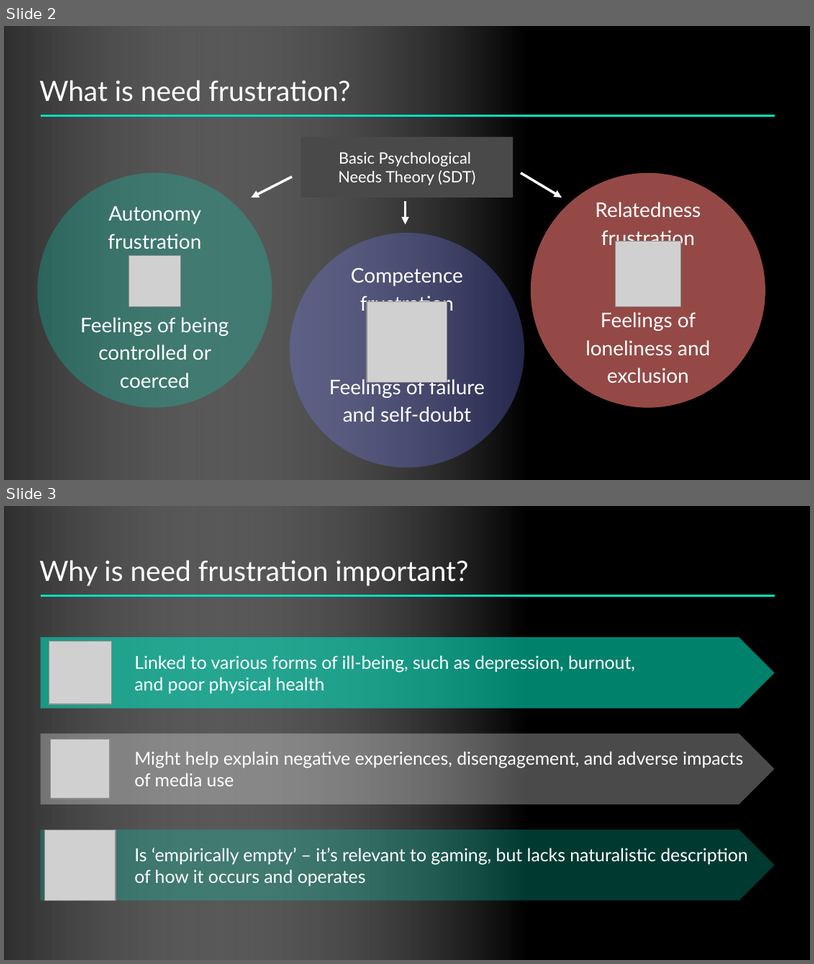
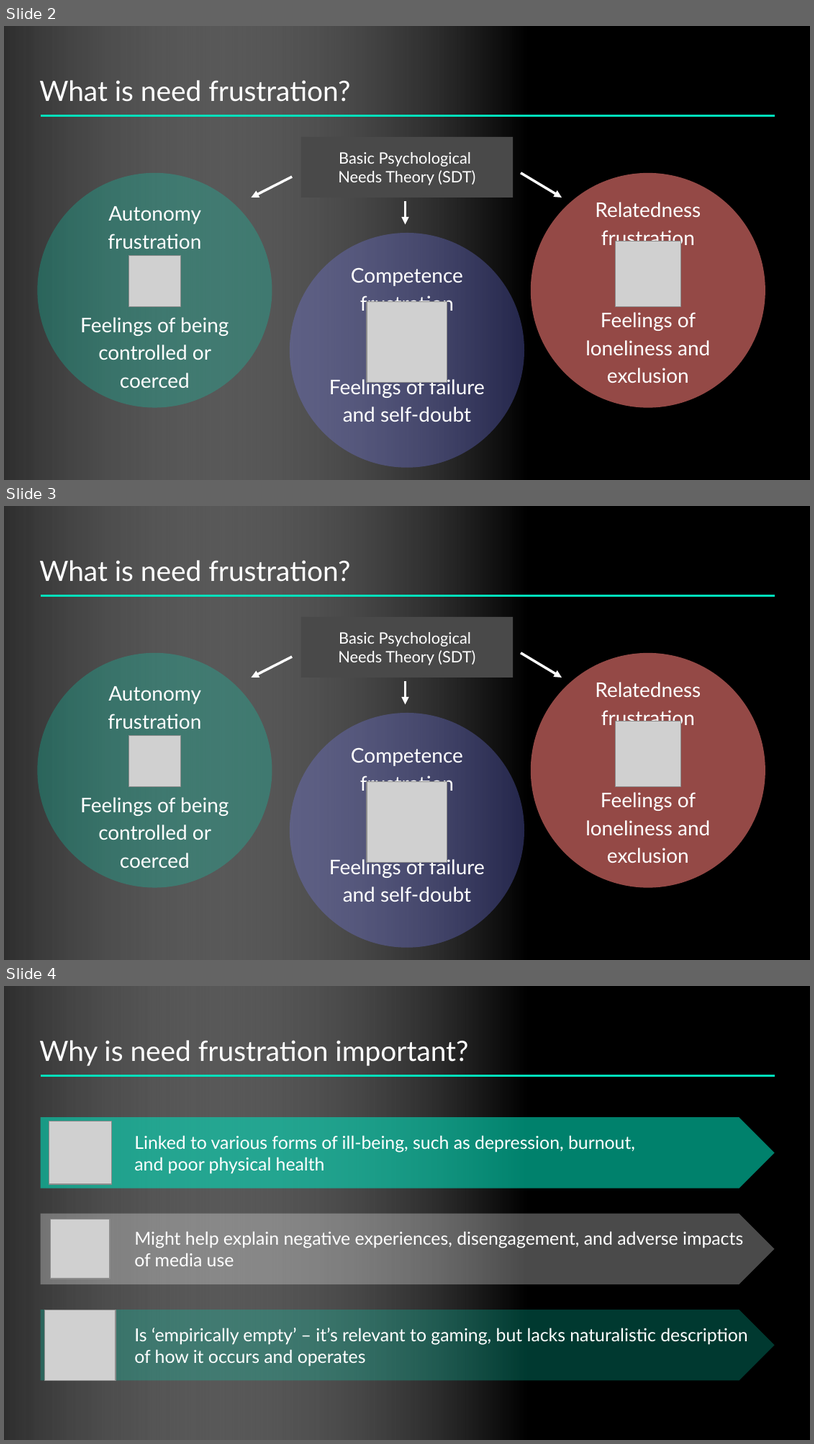
Before and after one commit to nballou/nickballousite, a slide deck: static/files/iggiCon22_needFrustration.pptx. Shown one above the other, each under a label of ours: slides 2 and 3 before the commit, slides 2, 3 and 4 after it. The pictures are 814x964 and 814x1444 pixels, drawn with LibreOffice and Linux fonts; fonts in the diff are those of the drawing; grey boxes stand for pictures. Boxes give left, top, right and bottom in pixels: in the first picture for what was removed or moved away, otherwise in the second. Text is boxed around its words. In the diff, an @@ line names an element or a change of style, - is before the commit and + after.

```diff
--- a/static/files/iggiCon22_needFrustration.pptx
+++ b/static/files/iggiCon22_needFrustration.pptx
@@ slide 3 added at (4,506,810,960), background #FFFFFF @@
@@ rectangle added at (4,506,810,959), fill #2C2C2C @@
@@ rectangle added at (4,506,810,960), fill gradient #000000 to #FFFFFF @@
@@ text added at (39,560,350,582), 25 pt, text #FFFFFF @@
+What is need frustration?
@@ line added from (40, 595) to (775, 595), #00DFBB 2.25 pt @@
@@ rectangle added at (301,616,514,677), fill #494949, 14 pt, text #FFFFFF @@
+Basic Psychological
+Needs Theory (SDT)
@@ ellipse added at (37,653,272,888), fill #00DFBB at 26% opacity @@
@@ arrow added from (292, 656) to (252, 677), #FFFFFF 2.25 pt @@
@@ arrow added from (521, 653) to (562, 677), #FFFFFF 2.25 pt @@
@@ ellipse added at (530,653,765,888), fill #FF7E79 at 58% opacity @@
@@ subtitle added at (80,686,229,867), 18 pt, text #FFFFFF @@
+Autonomy frustration
+Feelings of being controlled or coerced
@@ arrow added from (406, 681) to (406, 705), #FFFFFF 2.25 pt @@
@@ subtitle added at (586,682,710,862), 18 pt, text #FFFFFF @@
+Relatedness frustration
+Feelings of loneliness and exclusion
@@ ellipse added at (289,713,524,947), fill #7A81FF at 29% opacity @@
@@ picture added at (615,721,681,787) @@
@@ picture added at (129,735,180,787) @@
@@ subtitle added at (329,747,485,902), 18 pt, text #FFFFFF @@
+Competence frustration
+Feelings of failure and self-doubt
@@ picture added at (367,781,448,862) @@
@@ what was slide 3 is now slide 4 @@
```
Also in this commit, not shown: 3 other slides added, 2 other files.
